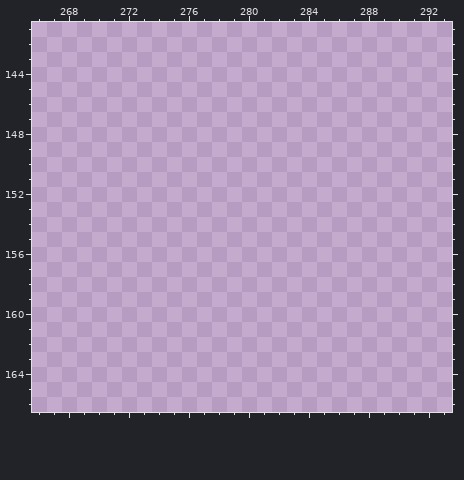
A pixel-art file gets an edit: Assets/Sprites/Tiles/tile_gemcave_WIP.aseprite. Above: the version before the commit.
960x540 pixels, 1 frame. Colours within 5 levels of each other are drawn and written as one. Shown: x 266..293, y 141..166.
After the commit:
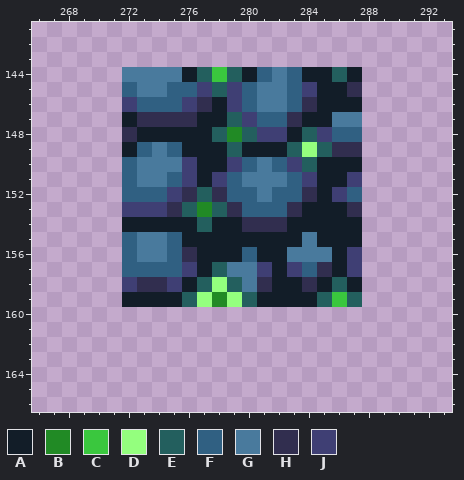
Palette (. is transparent): A #121d28  B #218a25  C #3ac73e  D #94ff7e  E #235f5e  F #306082  G #497a9d  H #312e4f  J #3f3f74
The exact change:
Layer "Layer 2":
y 144: x 272..287 ................ -> GGGGAECEAFGFAAEA
y 145: x 272..287 ................ -> FGGFFJEJFGGFJAAH
y 146: x 272..287 ................ -> JFFFJHAJFGGFHAAA
y 147: x 272..287 ................ -> AHHHHAAEJFFHAAGG
y 148: x 272..287 ................ -> HAAAAAEBEJJAEJFF
y 149: x 272..287 ................ -> AFGFAAAEAAAEDEHH
y 150: x 272..287 ................ -> FGGGJAAJFGFJEAAA
y 151: x 272..287 ................ -> FGGFJAJFGGGFJAAJ
y 152: x 272..287 ................ -> FFFJHEHFFGFFHAJF
y 153: x 272..287 ................ -> JJJHEBEHFFFHAAAH
y 154: x 272..287 ................ -> AAAAAEAAHHHAAAAA
y 155: x 272..287 ................ -> FGGFAAAAAAAAGAAA
y 156: x 272..287 ................ -> FGGFHAAAFAAGGGAJ
y 157: x 272..287 ................ -> FFFFJAEGGJAJFHAJ
y 158: x 272..287 ................ -> JHHJAEDEGHAAHAEA
y 159: x 272..287 ................ -> AAAAEDBDEAAAAECE
Changed places in both pictures, as pixel boxes (x1, y1, x2, y2):
added: (122, 67, 362, 307)
